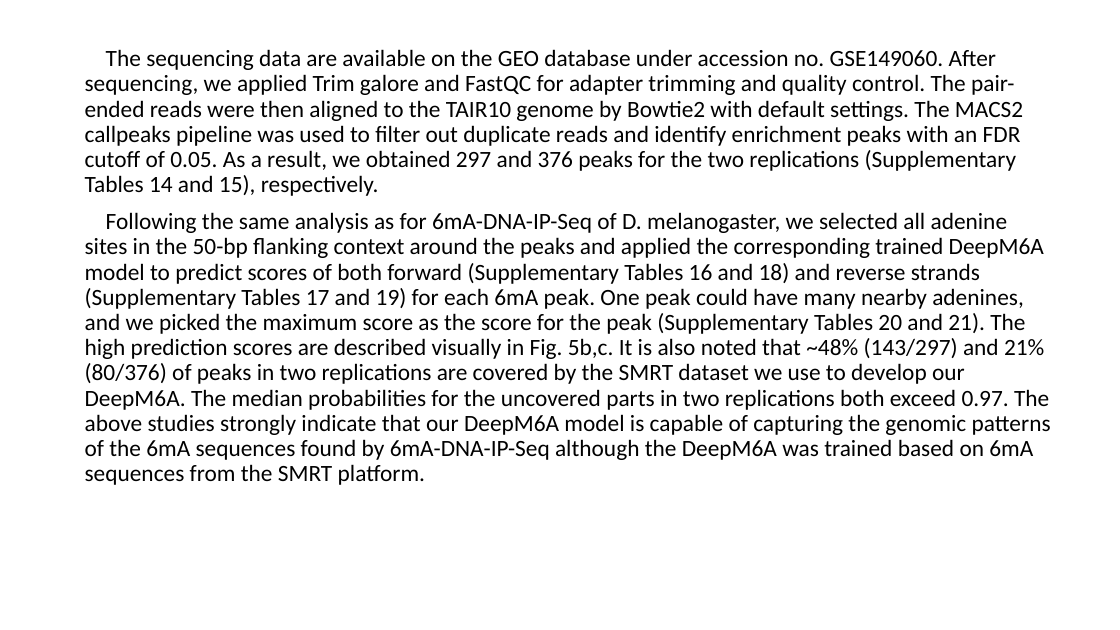
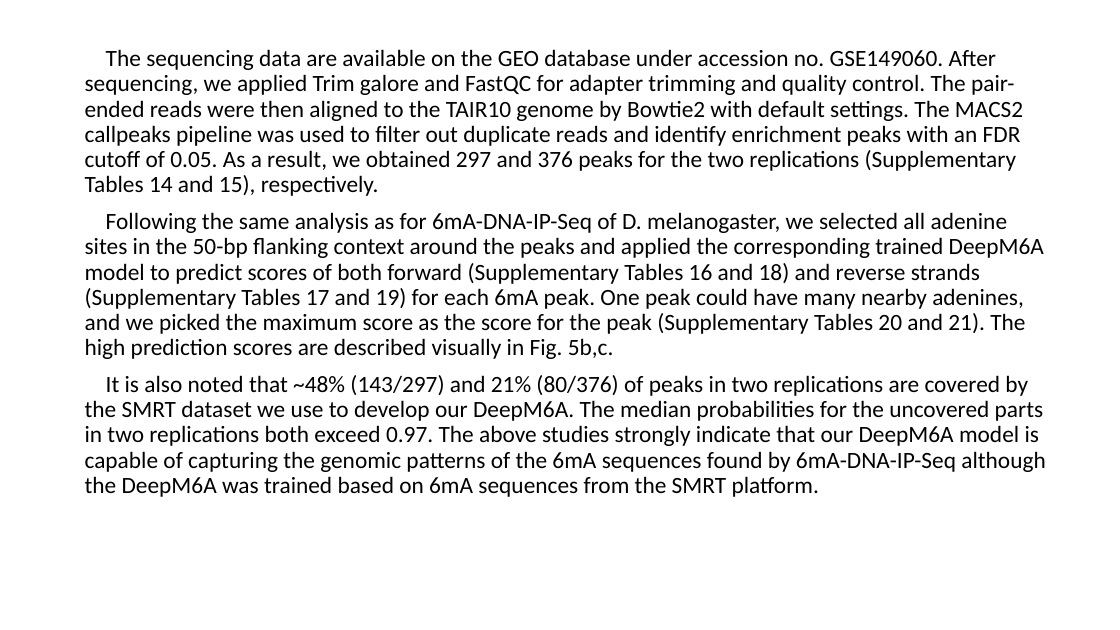
Before and after one commit to YanChengHuang/paper_implement, a slide deck: slide 17 of DeepM6A/presentation/DeepM6A_meth.pptx. Drawn at 1120x630 pixels with LibreOffice and Linux fonts; fonts in the diff are those of the drawing. Boxes give left, top, right and bottom in pixels: in the first picture for what was removed or moved away, otherwise in the second. Text is boxed around its words. In the diff, an @@ line names an element or a change of style, - is before the commit and + after.

Commit message:
revise ppt

```diff
--- a/DeepM6A/presentation/DeepM6A_meth.pptx
+++ b/DeepM6A/presentation/DeepM6A_meth.pptx
@@ text at (x1=85, y1=212, x2=1045, y2=497): text changed @@
-Following the same analysis as for 6mA-DNA-IP-Seq of D. melanogaster, we selected all adenine sites in the 50-bp flanking context around the peaks and applied the corresponding trained DeepM6A model to predict scores of both forward (Supplementary Tables 16 and 18) and reverse strands (Supplementary Tables 17 and 19) for each 6mA peak. One peak could have many nearby adenines, and we picked the maximum score as the score for the peak (Supplementary Tables 20 and 21). The high prediction scores are described visually in Fig. 5b,c. It is also noted that ~48% (143/297) and 21% (80/376) of peaks in two replications are covered by the SMRT dataset we use to develop our DeepM6A. The median probabilities for the uncovered parts in two replications both exceed 0.97. The above studies strongly indicate that our DeepM6A model is capable of capturing the genomic patterns of the 6mA sequences found by 6mA-DNA-IP-Seq although the DeepM6A was trained based on 6mA sequences from the SMRT platform.
+Following the same analysis as for 6mA-DNA-IP-Seq of D. melanogaster, we selected all adenine sites in the 50-bp flanking context around the peaks and applied the corresponding trained DeepM6A model to predict scores of both forward (Supplementary Tables 16 and 18) and reverse strands (Supplementary Tables 17 and 19) for each 6mA peak. One peak could have many nearby adenines, and we picked the maximum score as the score for the peak (Supplementary Tables 20 and 21). The high prediction scores are described visually in Fig. 5b,c.
+It is also noted that ~48% (143/297) and 21% (80/376) of peaks in two replications are covered by the SMRT dataset we use to develop our DeepM6A. The median probabilities for the uncovered parts in two replications both exceed 0.97. The above studies strongly indicate that our DeepM6A model is capable of capturing the genomic patterns of the 6mA sequences found by 6mA-DNA-IP-Seq although the DeepM6A was trained based on 6mA sequences from the SMRT platform.
```
Also in this commit, not shown: 1 other slide changed, 1 slide added.
